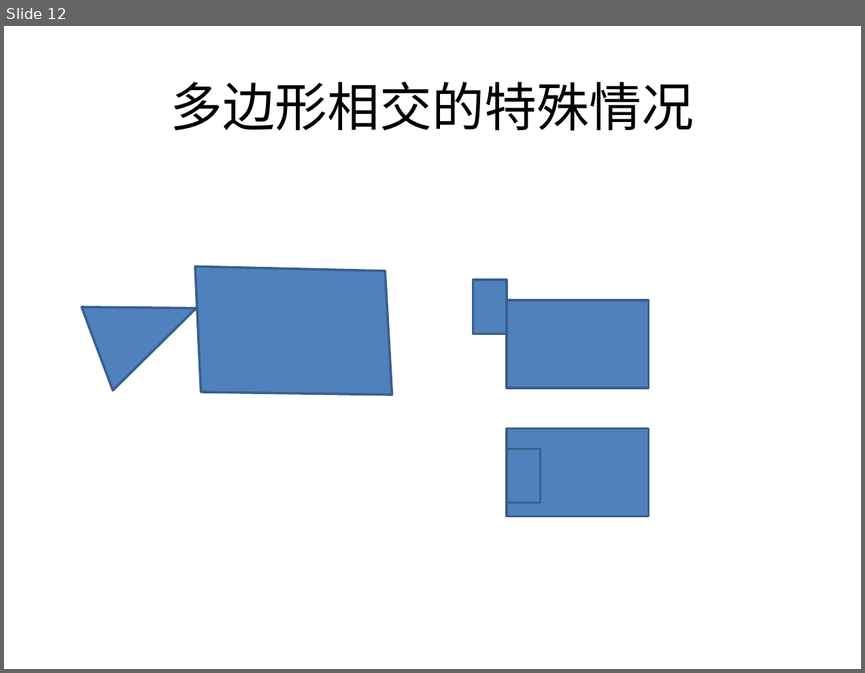
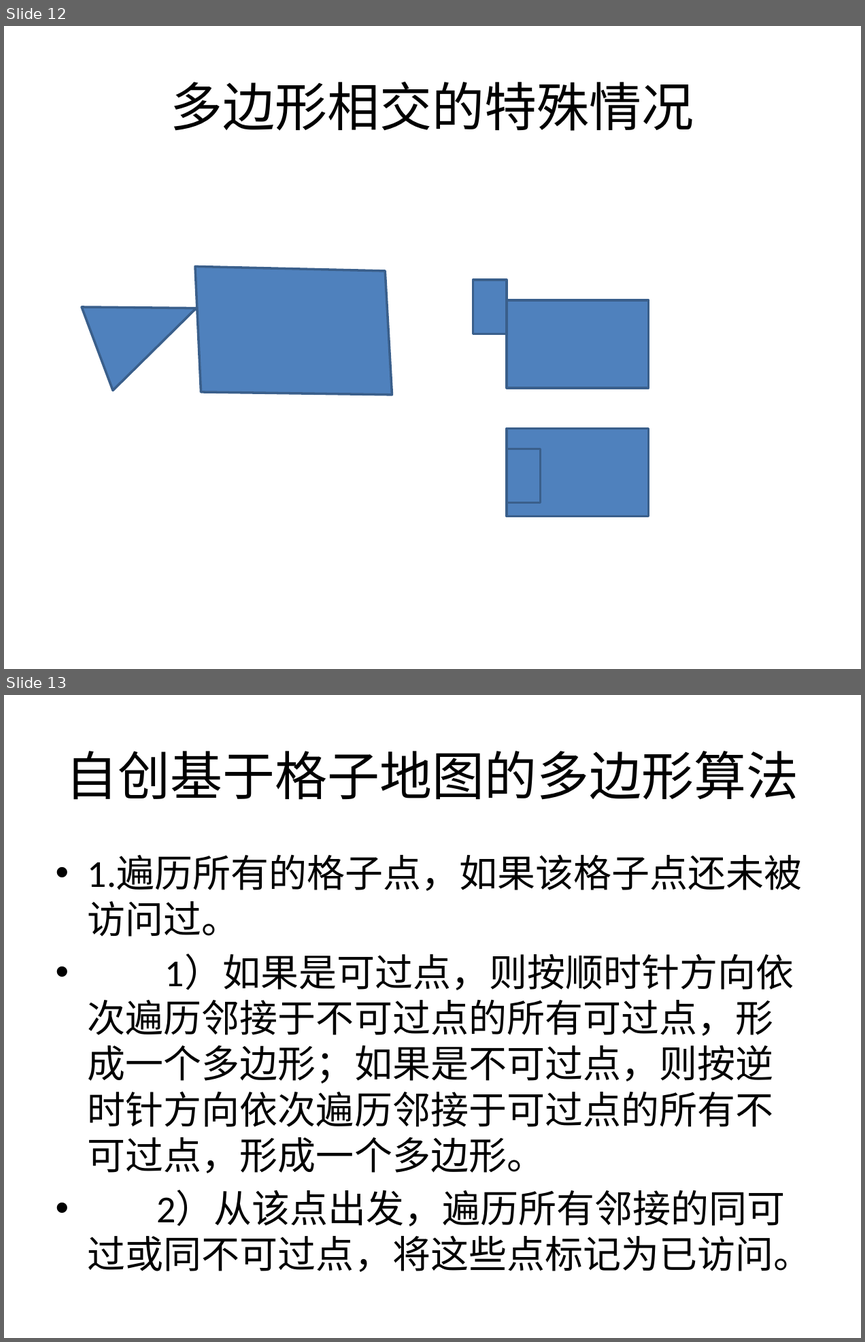
Before and after one commit to heyaolong1987/my-webgame, a slide deck: 工作文档/AStar算法及导航网格寻路.pptx. Shown one above the other, each under a label of ours: slide 12 before the commit, slides 12 and 13 after it. The pictures are 865x673 and 865x1342 pixels, drawn with LibreOffice and Linux fonts; fonts in the diff are those of the drawing. Boxes give left, top, right and bottom in pixels: in the first picture for what was removed or moved away, otherwise in the second. Text is boxed around its words. In the diff, an @@ line names an element or a change of style, - is before the commit and + after.

```diff
--- a/工作文档/AStar算法及导航网格寻路.pptx
+++ b/工作文档/AStar算法及导航网格寻路.pptx
@@ slide 13 added at (4, 695, 861, 1338), background #FFFFFF @@
@@ title added at (65, 751, 798, 800), 44 pt, text #000000 @@
+自创基于格子地图的多边形算法
@@ text added at (88, 855, 811, 1272), 32 pt, text #000000 @@
+• 1.遍历所有的格子点，如果该格子点还未被访问过。
+• 1）如果是可过点，则按顺时针方向依次遍历邻接于不可过点的所有可过点，形成一个多边形；如果是不可过点，则按逆时针方向依次遍历邻接于可过点的所有不可过点，形成一个多边形。
+• 2）从该点出发，遍历所有邻接的同可过或同不可过点，将这些点标记为已访问。
```
Also in this commit, not shown: 4 slides changed, 6 other slides added, 1 slide removed.
